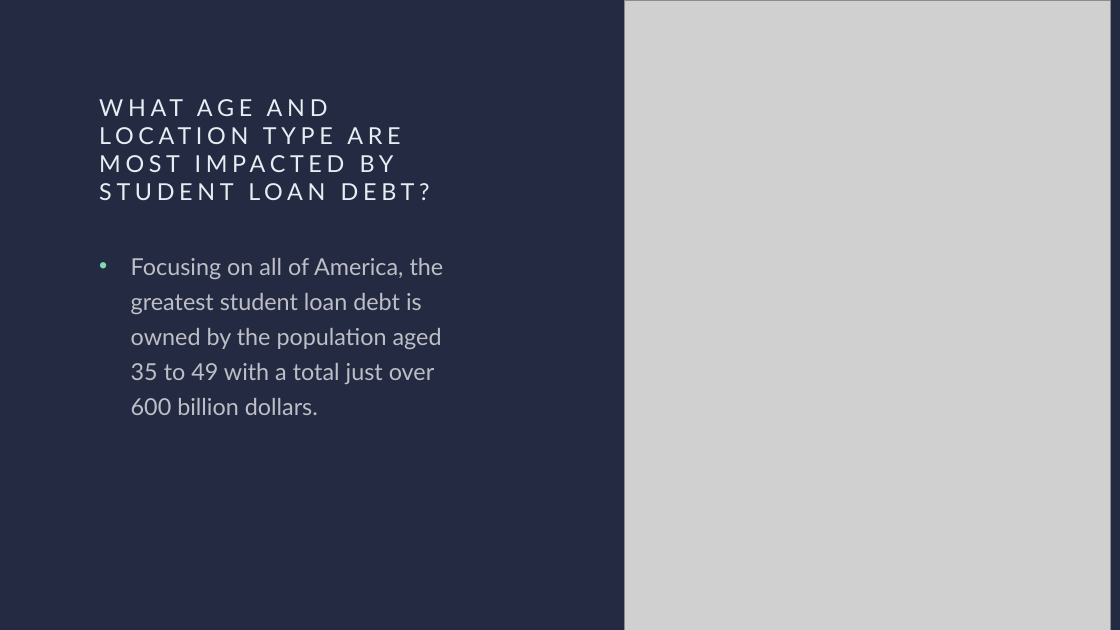
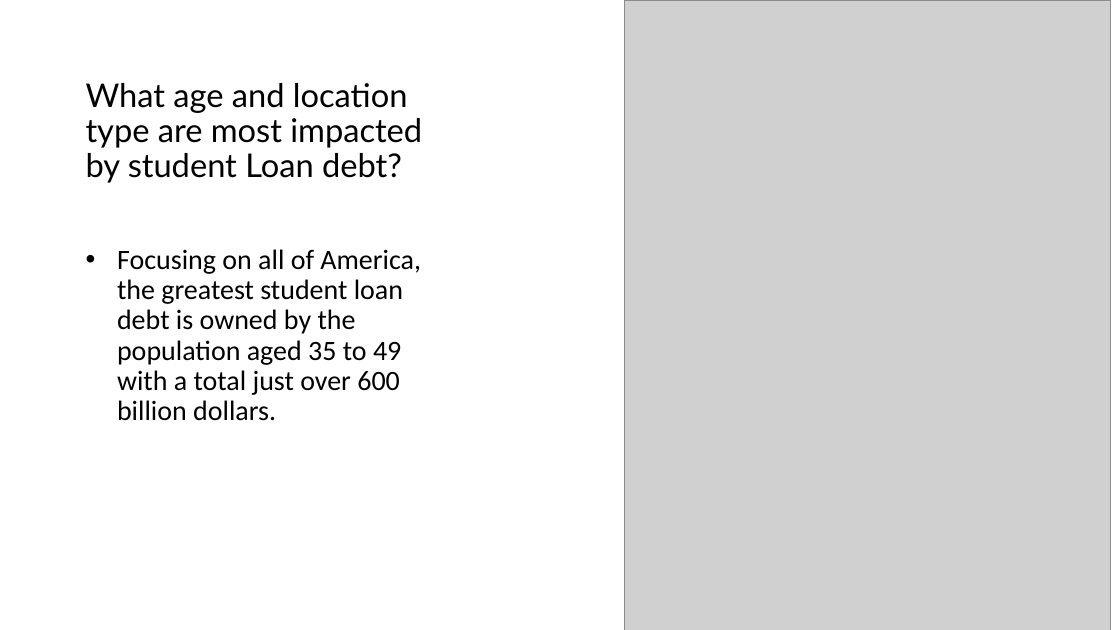
Before and after one commit to Marisauc/Project-1-Team-9, a slide deck: slide 4 of Project_1_Stutdent_Loan_Analysis.pptx. Drawn at 1120x630 pixels with LibreOffice and Linux fonts; fonts in the diff are those of the drawing; grey boxes stand for pictures. Boxes give left, top, right and bottom in pixels: in the first picture for what was removed or moved away, otherwise in the second. Text is boxed around its words. In the diff, an @@ line names an element or a change of style, - is before the commit and + after.

```diff
--- a/Project_1_Stutdent_Loan_Analysis.pptx
+++ b/Project_1_Stutdent_Loan_Analysis.pptx
@@ background #242A41 to #FFFFFF @@
@@ title "What age and location type ..." at [86,83,422,183]: vertical alignment top to bottom @@
@@ title at [86,83,422,183]: text changed; size 20 to 28 pt; text colour #E6EDF3 to #000000 @@
-WHAT AGE AND LOCATION TYPE ARE MOST IMPACTED BY STUDENT LOAN DEBT?
+What age and location type are most impacted by student Loan debt?
@@ text "Focusing on all of America, ...": place and size @@
-text "Focusing on all of America, ..." at [131,258,444,415]
+text "Focusing on all of America, ..." at [117,249,421,421]
@@ text "Focusing on all of America, ..." at [117,249,421,421]: size 20 to 24 pt, font Lato to Calibri, text colour #FFFFFF at 70% opacity to #000000; line spacing 1.25 to 0.9 @@
```
Also in this commit, not shown: 4 other slides changed, 7 slides added.
